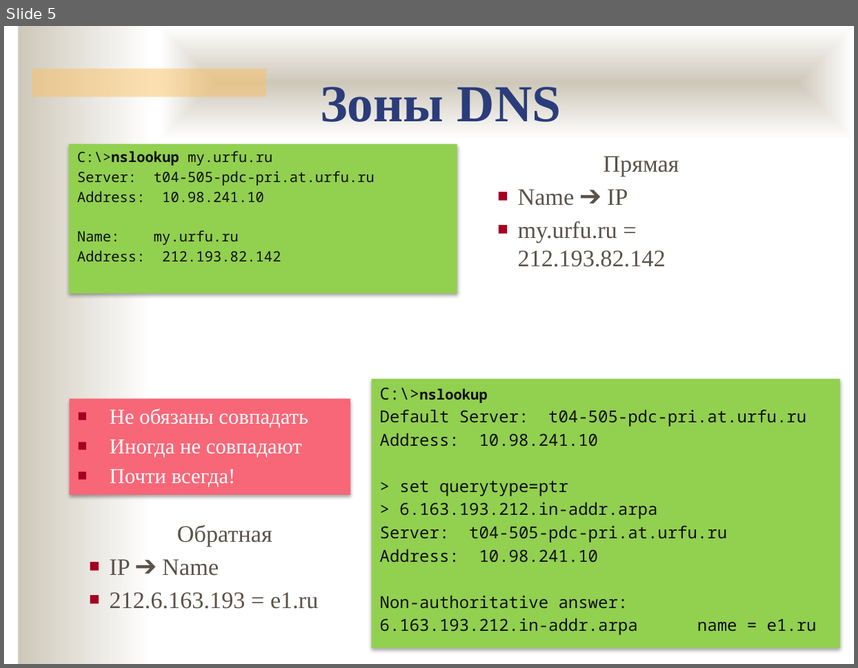
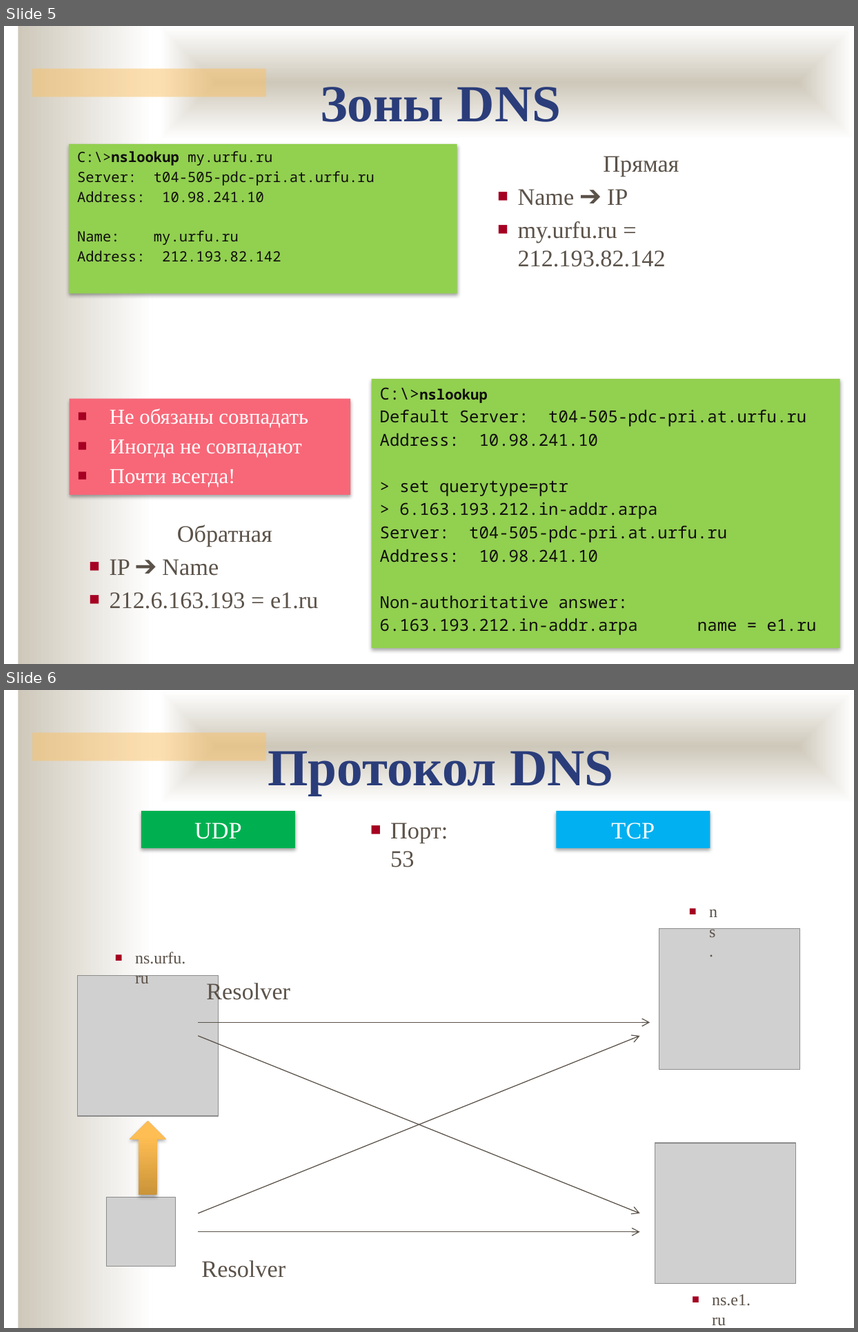
Before and after one commit to ukoloff/nets, a slide deck: lecture/14.pptx. Shown one above the other, each under a label of ours: slide 5 before the commit, slides 5 and 6 after it. The pictures are 858x668 and 858x1332 pixels, drawn with LibreOffice and Linux fonts; fonts in the diff are those of the drawing; grey boxes stand for pictures; background and template pictures are left out. Boxes give left, top, right and bottom in pixels: in the first picture for what was removed or moved away, otherwise in the second. Text is boxed around its words. In the diff, an @@ line names an element or a change of style, - is before the commit and + after.

```diff
--- a/lecture/14.pptx
+++ b/lecture/14.pptx
@@ slide 6 added at (x1=4, y1=690, x2=854, y2=1328), background #FFFFFF; not listed: 3 template elements that a slide beside it also shows @@
@@ text added at (x1=268, y1=751, x2=614, y2=796), 44 pt, text #2A3D7A, bold @@
+Протокол DNS
@@ rectangle added at (x1=141, y1=811, x2=294, y2=848), fill #00B050, 20 pt, text #FFFFFF @@
+UDP
@@ rectangle added at (x1=557, y1=811, x2=711, y2=848), fill #00B0F0, 20 pt, text #FFFFFF @@
+TCP
@@ text added at (x1=390, y1=822, x2=448, y2=867), 20 pt, text #5B5249 @@
+■ Порт: 53
@@ text added at (x1=681, y1=896, x2=726, y2=925), 14 pt, text #5B5249 @@
+■ ns.
@@ picture added at (x1=660, y1=929, x2=800, y2=1069) @@
@@ text added at (x1=135, y1=952, x2=185, y2=983), 14 pt, text #5B5249 @@
+■ ns.urfu.ru
@@ picture added at (x1=78, y1=976, x2=218, y2=1116) @@
@@ text added at (x1=206, y1=980, x2=290, y2=1004), 20 pt, text #5B5249 @@
+Resolver
@@ arrow added from (198, 1023) to (650, 1023), #5B5249 0.75 pt @@
@@ arrow added from (198, 1213) to (640, 1035), #5B5249 0.75 pt @@
@@ arrow added from (198, 1035) to (640, 1213), #5B5249 0.75 pt @@
@@ up arrow added at (x1=130, y1=1121, x2=166, y2=1195), fill gradient #CB943A to #FFBE54 to #FFBF56 @@
@@ picture added at (x1=655, y1=1142, x2=795, y2=1283) @@
@@ picture added at (x1=107, y1=1196, x2=176, y2=1265) @@
@@ arrow added from (198, 1232) to (640, 1232), #5B5249 0.75 pt @@
@@ text added at (x1=201, y1=1260, x2=286, y2=1277), 20 pt, text #5B5249 @@
+Resolver
@@ text added at (x1=712, y1=1294, x2=751, y2=1325), 14 pt, text #5B5249 @@
+■ ns.e1.ru
```
Also in this commit, not shown: 1 slide changed, 13 other slides added.
